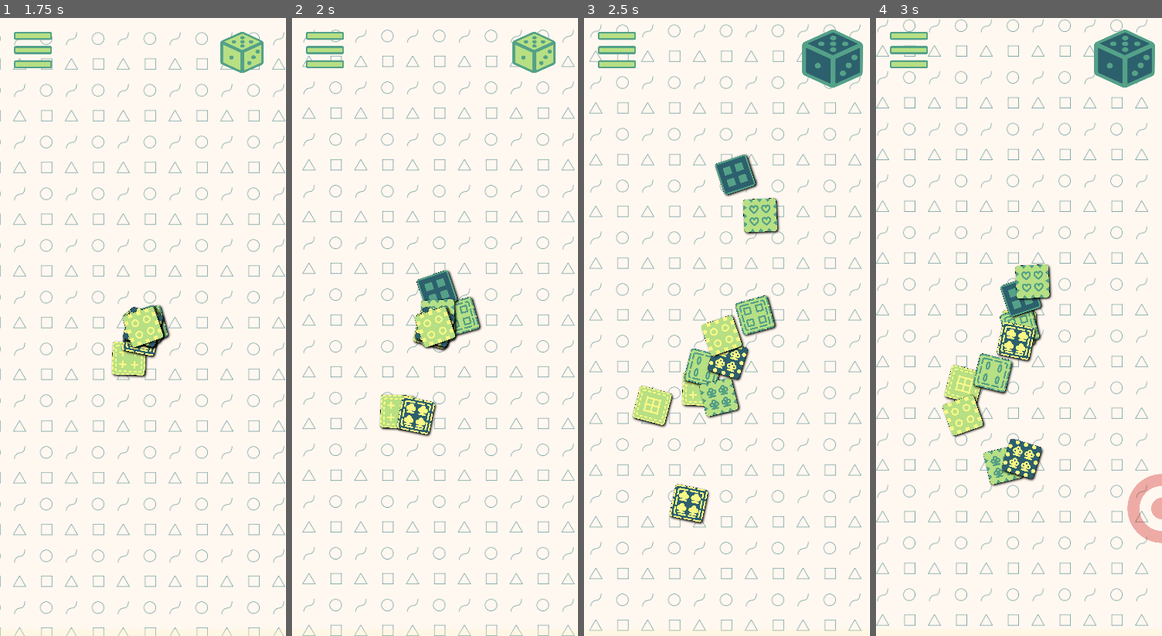
Above: before the commit, frames 1-4 (left to right).
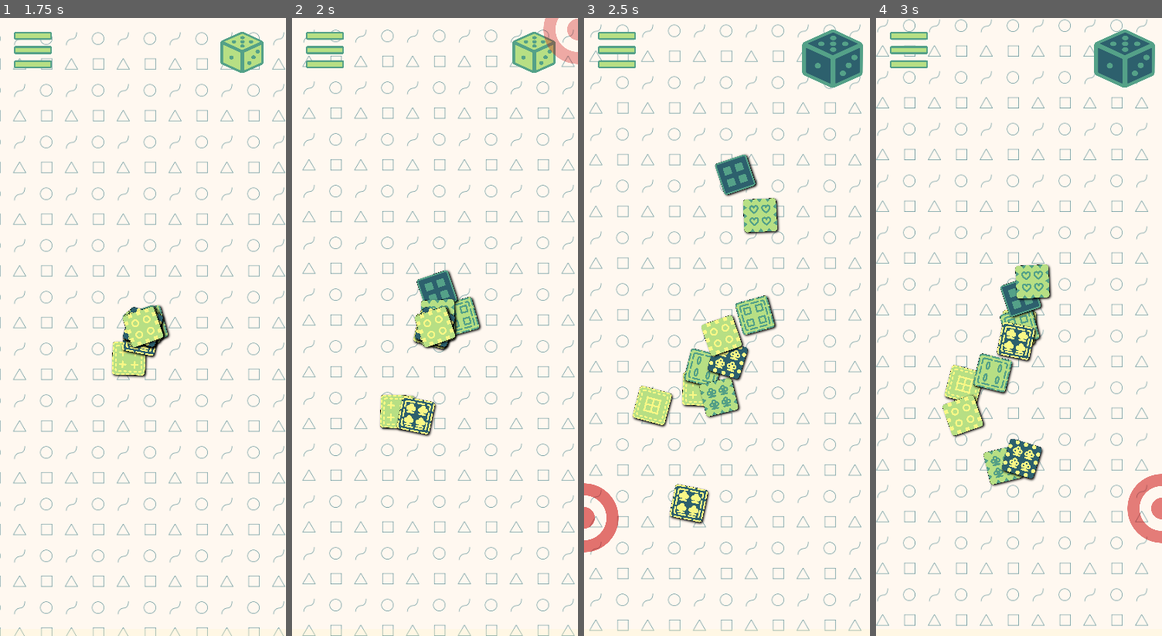
Above: after the commit, the same moments.

Repository: magopian/rummager
Game: Godot game, scene res://start_menu.tscn
Two runs of this game, one before a commit and one after it. Both use one fixed random seed, a clock stepped at 60 frames per second and the inputs below. Sound files missing from this copy of the repository are replaced by a short silence.
Inputs (mouse positions are in pixels of both pictures, inside the frame that each line leads up to):
- Up to frame 1 (1.75 s): click "START" at 0.5 s; click "Let's go!" at 1.25 s
- Up to frame 2 (2 s): no input
- Up to frame 3 (2.5 s): click (827, 55) at 2 s
- Up to frame 4 (3 s): click (1124, 61) at 2.75 s

Frame 1 is identical in both runs. In frame 2, 0.5% of the frame differs, in the area x 87-100%, y 0-8%; in frame 3, 0.7%, in the area x 0-13%, y 75-87%; in frame 4, 0.7%.

Commit message:
Better target animation

Diff:
--- a/target.gd
+++ b/target.gd
@@ -17,10 +17,12 @@
 
 
 func setup_curve():
-	var bottom_left: Vector2 = Vector2(0, Global.viewport_size.y - 100)
+	var height: int = Global.viewport_size.y - 100
+	var width: int = Global.viewport_size.x
+	var bottom_left: Vector2 = Vector2(0, height)
 	var top_left: Vector2 = Vector2.ZERO
-	var top_right: Vector2 = Vector2(Global.viewport_size.x, 0)
-	var bottom_right: Vector2 = Vector2(Global.viewport_size.x, Global.viewport_size.y - 100)
+	var top_right: Vector2 = Vector2(width, 0)
+	var bottom_right: Vector2 = Vector2(width, height)
 	path_2d.curve = Curve2D.new()
 	path_2d.curve.add_point(bottom_left, Vector2.ZERO, Vector2.ZERO)
 	path_2d.curve.add_point(top_left, Vector2.ZERO, Vector2.ZERO)
@@ -31,10 +33,19 @@
 func random_target() -> void:
 	var random_progress_ratio: float = randf()
 
+	var tween_duration: float = compute_tween_duration(path_follow_2d.progress_ratio, random_progress_ratio)
 	var tween: Tween = create_tween().set_ease(Tween.EASE_OUT).set_trans(Tween.TRANS_BACK)
-	tween.tween_property(path_follow_2d, "progress_ratio", random_progress_ratio, 1)
-	tween.tween_property(target, "modulate:a", 0.5, 1)
+	tween.tween_property(path_follow_2d, "progress_ratio", random_progress_ratio, tween_duration)
+	tween.parallel().tween_property(target, "modulate:a", 0.5, tween_duration)
 	await tween.finished
+
+
+func compute_tween_duration(ratio1: float, ratio2: float) -> float:
+	"""Take two ratios, and return their difference.
+
+	This works because the max difference is 1, which is the longest duration we want.
+	"""
+	return max(ratio1, ratio2) - min(ratio1, ratio2)
 
 
 func _on_target_hit(body: Node2D) -> void:
